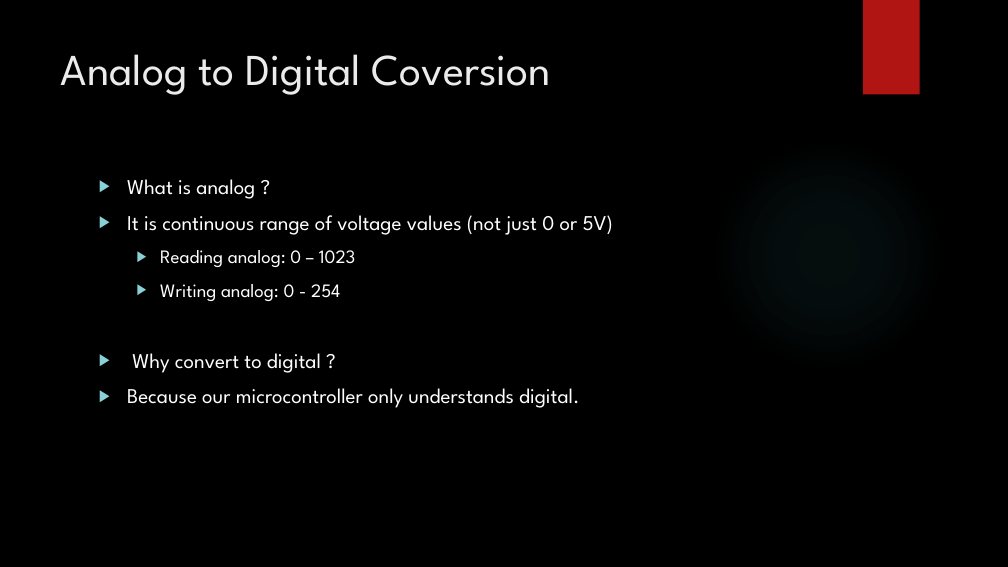
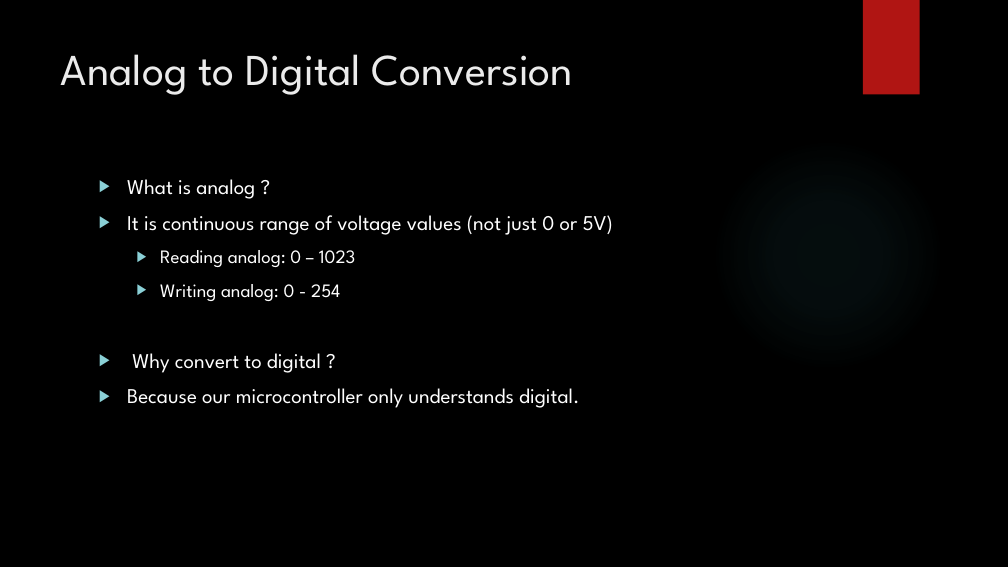
Before and after one commit to ABarthel97/CyberStars, a slide deck: slide 9 of Arduino/Slides/Arduino Introduction.pptx. Drawn at 1008x567 pixels with LibreOffice and Linux fonts; fonts in the diff are those of the drawing; background and template pictures are left out. Boxes give left, top, right and bottom in pixels: in the first picture for what was removed or moved away, otherwise in the second. Text is boxed around its words. In the diff, an @@ line names an element or a change of style, - is before the commit and + after.

Commit message:
adds slides for electricity primer

```diff
--- a/Arduino/Slides/Arduino Introduction.pptx
+++ b/Arduino/Slides/Arduino Introduction.pptx
@@ title at (x1=61, y1=54, x2=573, y2=95): text changed @@
-Analog to Digital Coversion
+Analog to Digital Conversion
```
Also in this commit, not shown: 1 other file.
